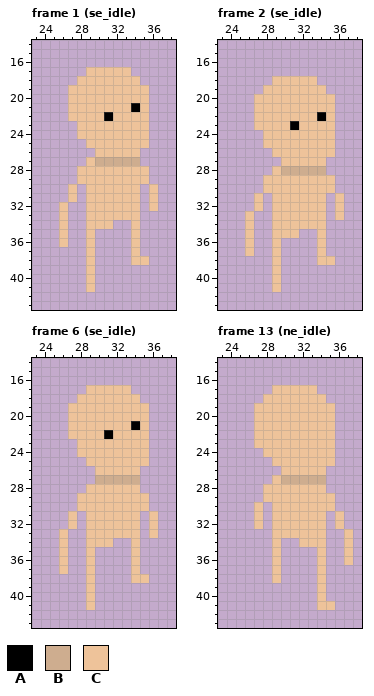
Two states of a pixel-art file, Assets/Sprites/Player/Simple Pete.aseprite. Above: the version before the commit.
64x64 pixels, 60 frames. Colours within 5 levels of each other are drawn and written as one. Shown: frame 1 (se_idle): x 23..38, y 14..43; frame 2 (se_idle): x 23..38, y 14..43; frame 6 (se_idle): x 23..38, y 14..43; frame 13 (ne_idle): x 23..38, y 14..43. The commit also changed other frames, which this record leaves out.
Visible layers, top first: "Head", "Body".
Palette (. is transparent): A #000000  B #cead8f  C #eec39a
Pixels before, frame 1 (se_idle), first column x 26:
17 ...CCCCC...
18 ..CCCCCCC..
19 .CCCCCCCCC.
20 .CCCCCCCCC.
21 .CCCCCCCAC.
22 .CCCCACCCC.
23 ..CCCCCCCC.
24 ..CCCCCCCC.
25 ...CCCCCCC.
26 ....CCCCC..
27 ...CBBBBB..
28 ..CCCCCCCC.
29 ..CCCCCCCC.
30 .C.CCCCCC.C
31 .C.CCCCCC.C
32 C..CCCCCC.C
33 C..CCCCCC..
34 C..CCC..C..
35 C..C....C..
36 C..C....C..
37 ...C....C..
38 ...C....CC.
39 ...C.......
40 ...C.......
41 ...C.......
Pixels before, frame 2 (se_idle), first column x 26:
18 ...CCCCC...
19 ..CCCCCCC..
20 .CCCCCCCCC.
21 .CCCCCCCCC.
22 .CCCCCCCAC.
23 .CCCCACCCC.
24 ..CCCCCCCC.
25 ..CCCCCCCC.
26 ...CCCCCCC.
27 ....CCCCC..
28 ...CBBBBB..
29 ..CCCCCCCC.
30 ..CCCCCCCC.
31 .C.CCCCCC.C
32 .C.CCCCCC.C
33 C..CCCCCC.C
34 C..CCCCCC..
35 C..CCC..C..
36 C..C....C..
37 C..C....C..
38 ...C....CC.
39 ...C.......
40 ...C.......
41 ...C.......
Pixels before, frame 6 (se_idle), first column x 26:
17 ...CCCCC...
18 ..CCCCCCC..
19 .CCCCCCCCC.
20 .CCCCCCCCC.
21 .CCCCCCCAC.
22 .CCCCACCCC.
23 ..CCCCCCCC.
24 ..CCCCCCCC.
25 ...CCCCCCC.
26 ....CCCCC..
27 ....BBBBB..
28 ...CCCCCC..
29 ..CCCCCCCC.
30 ..CCCCCCCC.
31 .C.CCCCCC.C
32 .C.CCCCCC.C
33 C..CCCCCC.C
34 C..CCC..C..
35 C..C....C..
36 C..C....C..
37 C..C....C..
38 ...C....CC.
39 ...C.......
40 ...C.......
41 ...C.......
Pixels before, frame 13 (ne_idle), first column x 27:
17 ..CCCCC....
18 .CCCCCCC...
19 CCCCCCCCC..
20 CCCCCCCCC..
21 CCCCCCCCC..
22 CCCCCCCCC..
23 CCCCCCCCC..
24 .CCCCCCCC..
25 ..CCCCCCC..
26 ...CCCCC...
27 ..CBBBBB...
28 .CCCCCCC...
29 .CCCCCCCC..
30 C.CCCCCCC..
31 C.CCCCCC.C.
32 C.CCCCCC.C.
33 ..CCCCCC..C
34 ..C..CCC..C
35 ..C....C..C
36 ..C....C..C
37 ..C....C...
38 ..C....C...
39 .......C...
40 .......C...
41 .......CC..
The result:
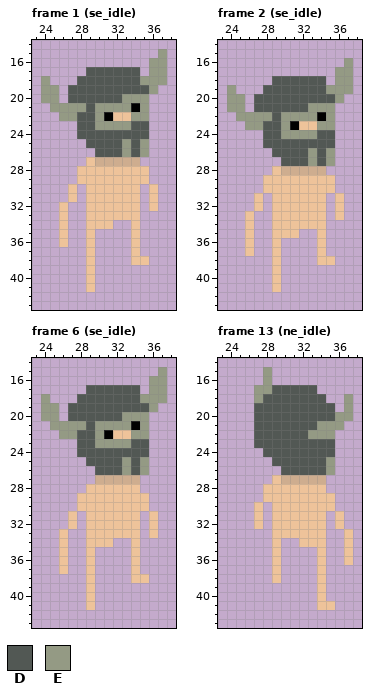
Colours new in this view: D #525854  E #949a84
From old to new:
layer "Gear/Head" added
Changed rows in their new state; - is an unchanged pixel.
Frame 1 (se_idle), layer "Gear/Head":
first column x 24:
15 -------------E
16 ------------EE
17 -----DDDDDD-EE
18 E---DDDDDDDEEE
19 EE-DDDDDDDDDE-
20 EE-DDDDDDEEE--
21 -EEEEDEEEE-E--
22 --EEDDE---EE--
23 ----DDEEEEDD--
24 ----DDDDDDDD--
25 -----DDDDEDE--
26 ------DDDEDE--
Frame 2 (se_idle), layer "Gear/Head":
first column x 24:
16 -------------E
17 ------------EE
18 -----DDDDDD-EE
19 E---DDDDDDDEEE
20 EE-DDDDDDDDDE-
21 EE-DDDDDDEEE--
22 -EEEEDEEEE-E--
23 --EEDDE---EE--
24 ----DDEEEEDD--
25 ----DDDDDDDD--
26 -----DDDDEDE--
27 ------DDDEDE--
Frame 6 (se_idle), layer "Gear/Head": the same change as frame 1 (se_idle)
Frame 13 (ne_idle), layer "Gear/Head":
first column x 27:
15 -E---------
16 -E---------
17 EEDDDDD----
18 EDDDDDDD--E
19 DDDDDDDDD-E
20 DDDDDDDDDEE
21 DDDDDDDEEE-
22 DDDDDDEEE--
23 DDDDDDDDD--
24 -DDDDDDDD--
25 --DDDDDDE--
26 ---DDDDDE--
